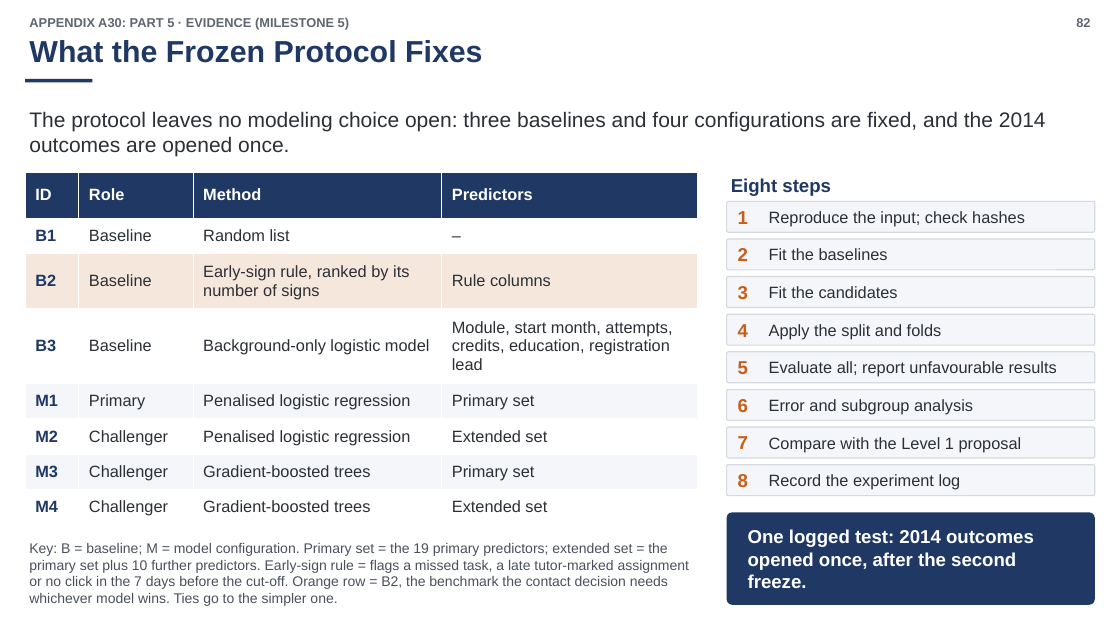
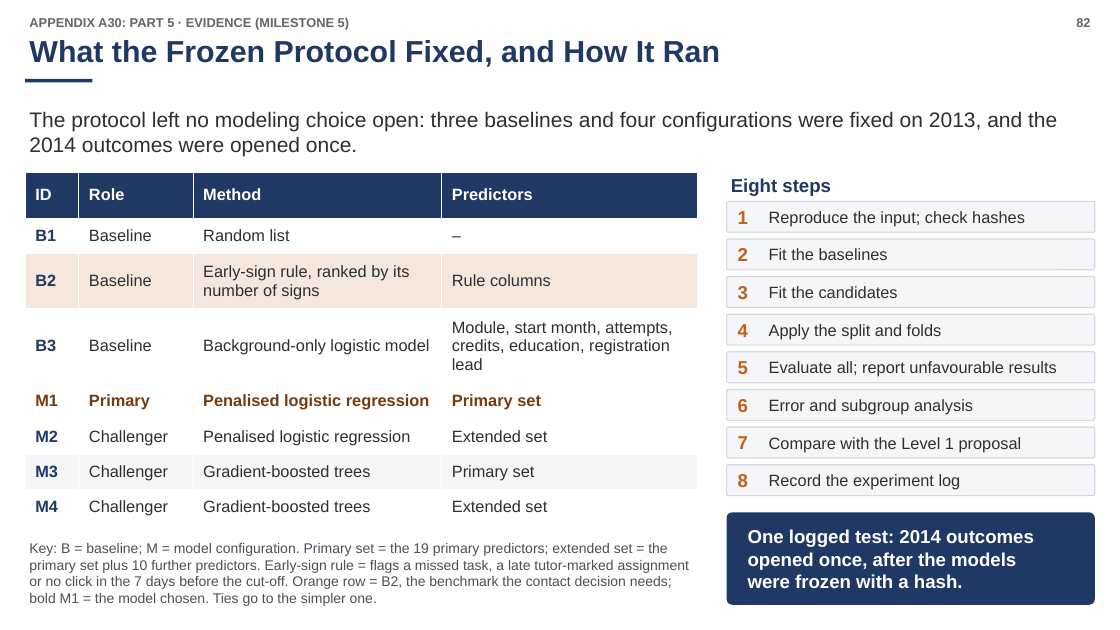
Before and after one commit to zgid123/the-science-of-data-analyst-course, a slide deck: slide 82 of reports/milestone-5/build/N04_Milestone5_Slides-Split_EN.pptx. Drawn at 1120x630 pixels with LibreOffice and Linux fonts; fonts in the diff are those of the drawing. Boxes give left, top, right and bottom in pixels: in the first picture for what was removed or moved away, otherwise in the second. Text is boxed around its words. In the diff, an @@ line names an element or a change of style, - is before the commit and + after.

```diff
--- a/reports/milestone-5/build/N04_Milestone5_Slides-Split_EN.pptx
+++ b/reports/milestone-5/build/N04_Milestone5_Slides-Split_EN.pptx
@@ text at <box>29,40,720,67</box>: text changed @@
-What the Frozen Protocol Fixes
+What the Frozen Protocol Fixed, and How It Ran
@@ text at <box>29,111,1057,157</box>: text changed @@
-The protocol leaves no modeling choice open: three baselines and four configurations are fixed, and the 2014 outcomes are opened once.
+The protocol left no modeling choice open: three baselines and four configurations were fixed on 2013, and the 2014 outcomes were opened once.
@@ table at <box>25,172,697,525</box> @@
@@ fill #F4F6F9 to #FFFFFF in row 5 @@
@@ text colour #1F3864 to #77390E in "M1" @@
@@ text colour #2B2F36 to #77390E, bold on in "Primary", "Penalised logistic regression", "Primary set" @@
@@ text at <box>748,529,1034,588</box>: text changed @@
-One logged test: 2014 outcomes opened once, after the second freeze.
+One logged test: 2014 outcomes opened once, after the models were frozen with a hash.
@@ text at <box>29,543,689,606</box>: text changed @@
-Key: B = baseline; M = model configuration. Primary set = the 19 primary predictors; extended set = the primary set plus 10 further predictors. Early-sign rule = flags a missed task, a late tutor-marked assignment or no click in the 7 days before the cut-off. Orange row = B2, the benchmark the contact decision needs whichever model wins. Ties go to the simpler one.
+Key: B = baseline; M = model configuration. Primary set = the 19 primary predictors; extended set = the primary set plus 10 further predictors. Early-sign rule = flags a missed task, a late tutor-marked assignment or no click in the 7 days before the cut-off. Orange row = B2, the benchmark the contact decision needs; bold M1 = the model chosen. Ties go to the simpler one.
```
Also in this commit, not shown: 33 other slides changed, 3 slides added, 3 slides removed, 55 other files.
